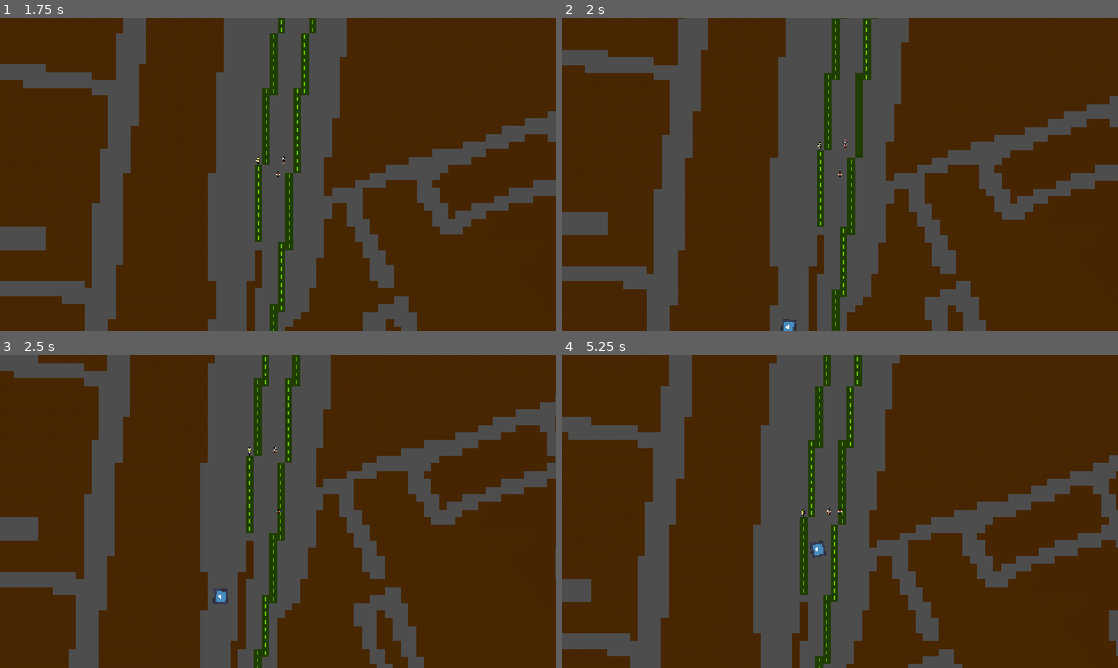
Above: before the commit, frames 1-4 (two rows, left to right).
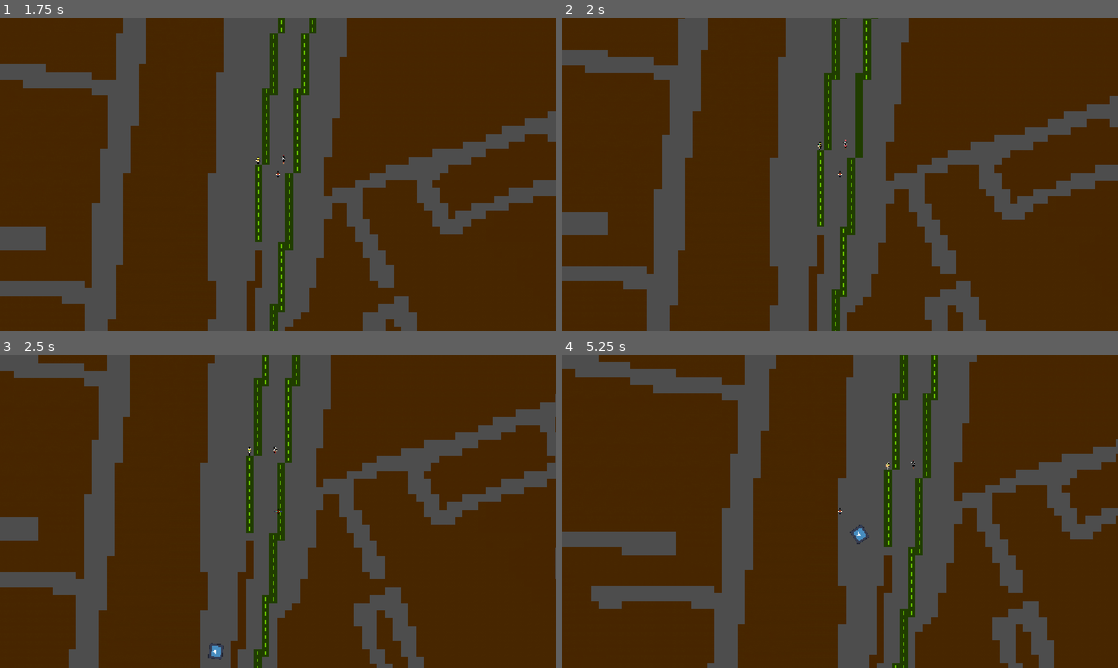
Above: after the commit, the same moments.

Repository: mihhidzvodichvutru/GTA-1.8
Game: Godot game, scene res://main_map.tscn
The game is run twice, just before and just after one commit, with the same random seed, the same clock (stepped at 60 frames per second) and the same inputs. The engine's default icon, where the game draws it, is replaced by a stand-in: a white triangle on a blue panel in a dark square.
Inputs (mouse positions are in pixels of both pictures, inside the frame that each line leads up to):
- Up to frame 1 (1.75 s): tap Enter at 0.5 s; move the mouse to (400, 158) at 0.52 s; hold D 0.53-1.28 s; tap Space at 1.25 s; move the mouse to (166, 190) at 1.27 s; hold S from 1.28 s (still down)
- Up to frame 2 (2 s): keep holding S
- Up to frame 3 (2.5 s): move the mouse to (333, 442) at 2.02 s; release S at 2.03 s; hold D from 2.03 s (still down)
- Up to frame 4 (5.25 s): move the mouse to (812, 574) at 2.77 s; release D at 2.78 s; hold W 2.78-3.53 s; move the mouse to (1006, 558) at 3.52 s; hold A 3.53-5.03 s; move the mouse to (673, 464) at 4.27 s; move the mouse to (867, 511) at 5.02 s; hold S from 5.03 s (still down)

Frame 1 is identical in both runs. In frame 2, less than 0.1% of the frame differs, in the area x 39-43%, y 96-100%; in frame 3, 0.1%; in frame 4, 49%, in the area x 0-100%, y 0-100%.

Commit message:
cảnh sát p2

Diff:
--- a/police.gd
+++ b/police.gd
@@ -7,7 +7,6 @@
 var target_node: Node2D = null
 
 func _ready() -> void:
-	# Lưu ý: Theo như setting hôm trước, group của ông đang là "Player" (chữ P viết hoa)
 	target_node = get_tree().get_first_node_in_group("Player")
 	call_deferred("actor_setup")
 
@@ -20,7 +19,6 @@
 	if not target_node:
 		return
 
-	# Cập nhật vị trí shipper liên tục
 	nav_agent.target_position = target_node.global_position
 
 	if nav_agent.is_navigation_finished():
@@ -30,24 +28,27 @@
 
 	var next_path_pos: Vector2 = nav_agent.get_next_path_position()
 	var desired_velocity: Vector2 = global_position.direction_to(next_path_pos) * speed
-	velocity = velocity.move_toward(desired_velocity, acceleration * delta)
+	var new_velocity = velocity.move_toward(desired_velocity, acceleration * delta)
 
+	# SỰ KHÁC BIỆT NẰM Ở ĐÂY:
+	# Nếu Avoidance đang bật, ta nộp new_velocity vào hàm set_velocity của nav_agent
+	if nav_agent.avoidance_enabled:
+		nav_agent.set_velocity(new_velocity)
+	else:
+		# Nếu tắt, chạy như bình thường
+		velocity = new_velocity
+		_apply_movement()
+
+# Hàm này nhận lại vận tốc an toàn (đã lách nhau) từ NavigationAgent2D
+func _on_navigation_agent_2d_velocity_computed(safe_velocity: Vector2) -> void:
+	velocity = safe_velocity
+	_apply_movement()
+
+# Tách phần di chuyển và xoay mặt ra một hàm riêng cho gọn
+func _apply_movement():
 	if velocity.length() > 0:
 		rotation = velocity.angle()
-
 	move_and_slide()
 
-# ==========================================
-# PHẦN XỬ LÝ TÍN HIỆU TÓM NGƯỜI CHƠI
-# ==========================================
-func _on_catch_area_body_entered(body: Node2D) -> void:
-	# Kiểm tra xem cái vật thể vừa đi vào vòng Area2D có mang group "Player" không
-	if body.is_in_group("Player"):
-		# In ra dòng chữ đỏ lòm ở cửa sổ Output (dưới cùng màn hình) để test
-		print_rich("[color=red]WASTED! ĐÃ TÓM ĐƯỢC SHIPPER![/color]")
-
-		# Dừng mọi hoạt động vật lý của cảnh sát (đứng im tại chỗ luôn)
-		set_physics_process(false)
-
-		# (Tùy chọn) Chỗ này sau này ông có thể thêm code gọi màn hình Game Over,
-		# hoặc trừ tiền, trừ sao, respawn lại player...
+# (Giữ nguyên hàm _on_catch_area_body_entered của ông ở dưới đây)
+# ...
--- a/police.tscn
+++ b/police.tscn
@@ -4,7 +4,7 @@
 [ext_resource type="Texture2D" uid="uid://cvc77expxoyo3" path="res://icon.svg" id="1_efjuj"]
 
 [sub_resource type="CircleShape2D" id="CircleShape2D_cw7eu"]
-radius = 19.416489
+radius = 20.09975
 
 [node name="Police" type="CharacterBody2D" unique_id=419289909]
 script = ExtResource("1_cw7eu")
@@ -21,9 +21,12 @@
 [node name="NavigationAgent2D" type="NavigationAgent2D" parent="." unique_id=1492719303]
 target_desired_distance = 20.0
 path_postprocessing = 1
+avoidance_enabled = true
+radius = 21.0
 
 [node name="Timer" type="Timer" parent="." unique_id=2089995401]
 
 [node name="CatchArea" type="Area2D" parent="." unique_id=208544211]
 
+[connection signal="velocity_computed" from="NavigationAgent2D" to="." method="_on_navigation_agent_2d_velocity_computed"]
 [connection signal="body_entered" from="CatchArea" to="." method="_on_catch_area_body_entered"]
